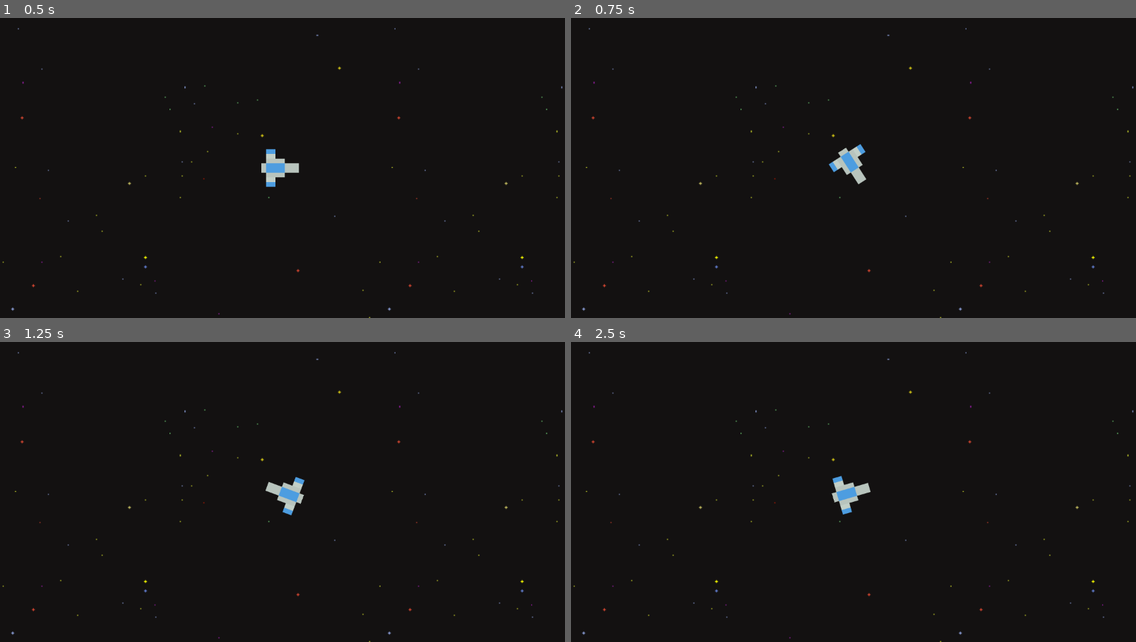
Above: before the commit, frames 1-4 (two rows, left to right).
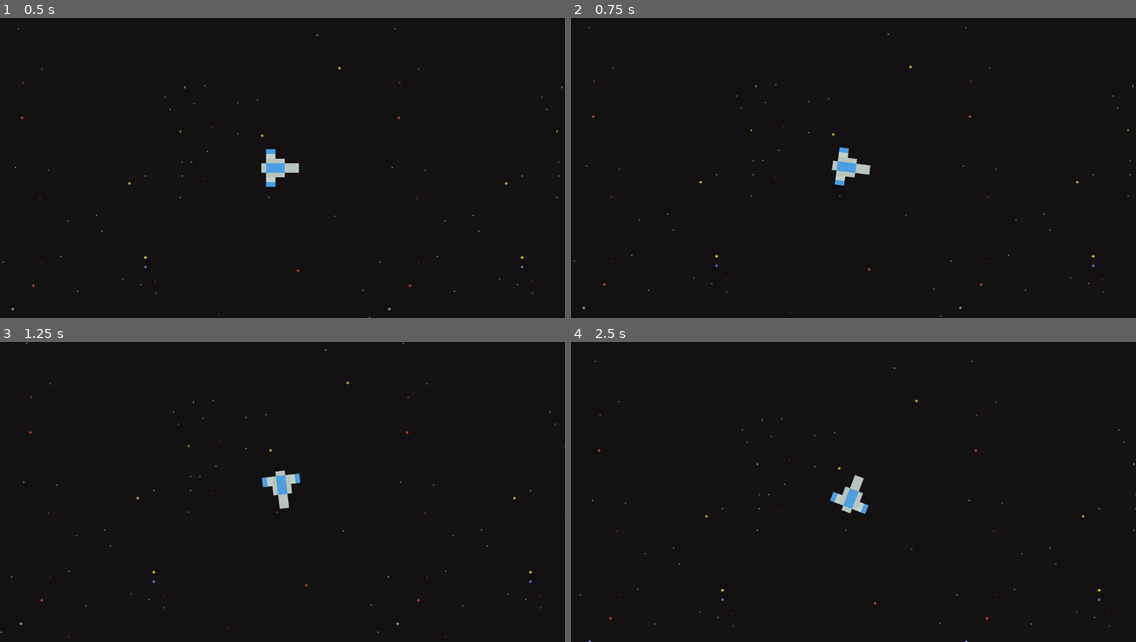
Above: after the commit, the same moments.

Repository: Vassily-Petrousevitch/GalacticHeist
Game: Godot game, scene res://main.tscn
Same seed, same stepped clock (60 frames per second), same inputs: the game is played once before the commit and once after it.
Inputs:
- Up to frame 1 (0.5 s): no input
- Up to frame 2 (0.75 s): tap Enter at 0.5 s; hold D (rotate_right) from 0.53 s (still down)
- Up to frame 3 (1.25 s): keep holding D (rotate_right)
- Up to frame 4 (2.5 s): release D (rotate_right) at 1.28 s; hold S (brake) 1.28-2.03 s; hold D (rotate_right) from 2.03 s (still down)

Frame 1 is identical in both runs. In frame 2, 0.8% of the frame differs, in the area x 0-100%, y 2-100%; in frame 3, 0.9%, in the area x 0-100%, y 0-100%; in frame 4, 0.9%.
Error before the commit: Invalid access to property or key 'mass' on a base object of type 'Area2D (player.gd)'. (res://entities/player.gd:42)

Commit message:
feat: functional force-based movement

Diff:
--- a/entities/player.gd
+++ b/entities/player.gd
@@ -1,64 +1,20 @@
 extends Node2D
 
 # General constants
-const rotation_speed = 5;
+const torque = 20000;
 
 # Force constants
-const thruster_scalar = 200;
+const thrust = Vector2(2500, 0);
 const brake_scalar = 300;	# Almost like reverse thrusters
 
-# Global variables
-var curr_velocity;
+func _integrate_forces(state):
+	if Input.is_action_pressed("accelerate"):
+		state.apply_force(thrust.rotated(self.rotation))
+	else:
+		state.apply_force(Vector2())
+	var rotation_direction = findNewRotation();
+	state.apply_torque(rotation_direction * torque)
 
-# Called when the node enters the scene tree for the first time.
-func _ready():
-	curr_velocity = Vector2.ZERO;
-
-
-# Called every frame. 'delta' is the elapsed time since the previous frame.
-func _process(delta):
-
-	var rotate_direction = findNewRotation();
-	# New rotation
-	self.rotation += rotate_direction * rotation_speed * delta;
-
-
-	var velocity = findNewVelocity(curr_velocity);	# 2D Vector
-	curr_velocity = velocity;
-
-	# New position based on velocity
-	var x = velocity[0];
-	var y = velocity[1];
-	self.position += Vector2(x * delta, y * delta);
-
-# Calculate new velocity using force vectors
-func findNewVelocity(curr_velocity):
-	var velocity = curr_velocity;
-
-	# Calculate all forces acting upon ship, put result in a 2d vector
-	var force = findSumForce(curr_velocity);
-
-	# Add/subtract to current velocity using forces + ship mass
-	velocity += force / self.mass;
-
-	return velocity;
-
-
-func findSumForce(curr_velocity):
-	var force = Vector2.ZERO;
-
-	# Ship thrusters (TODO: decrease effect if ship is fast enough)
-	if Input.is_action_pressed("accelerate"):
-		force += Vector2(thruster_scalar * cos(self.rotation),
-						thruster_scalar * sin(self.rotation));
-
-	# Ship brakes
-	if Input.is_action_pressed("brake"):
-		pass
-
-	# TODO: Other stuff (e.g. bumping into asteroids)
-
-	return force;
 
 func findNewRotation():
 	var rotate_direction = 0;
--- a/entities/player.tscn
+++ b/entities/player.tscn
@@ -6,10 +6,13 @@
 [sub_resource type="RectangleShape2D" id="RectangleShape2D_jh485"]
 size = Vector2(54, 59)
 
-[node name="Player" type="Area2D"]
+[node name="Player" type="RigidBody2D"]
+mass = 5.0
+gravity_scale = 0.0
 script = ExtResource("1_kmiig")
 
 [node name="Sprite2D" type="Sprite2D" parent="."]
+scale = Vector2(0.5, 0.5)
 texture = ExtResource("2_jk1wg")
 
 [node name="CollisionShape2D" type="CollisionShape2D" parent="."]
--- a/project.godot
+++ b/project.godot
@@ -19,6 +19,12 @@
 
 window/size/viewport_width=1200
 window/size/viewport_height=640
+
+[file_customization]
+
+folder_colors={
+"res://art/": "red"
+}
 
 [input]
 
